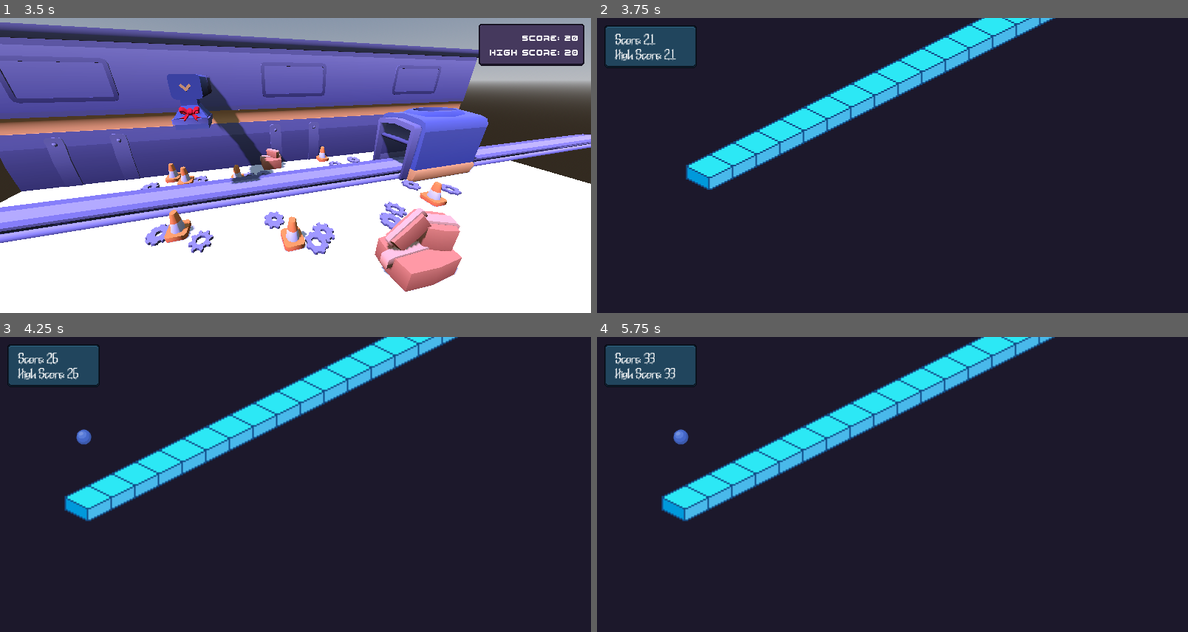
Above: before the commit, frames 1-4 (two rows, left to right).
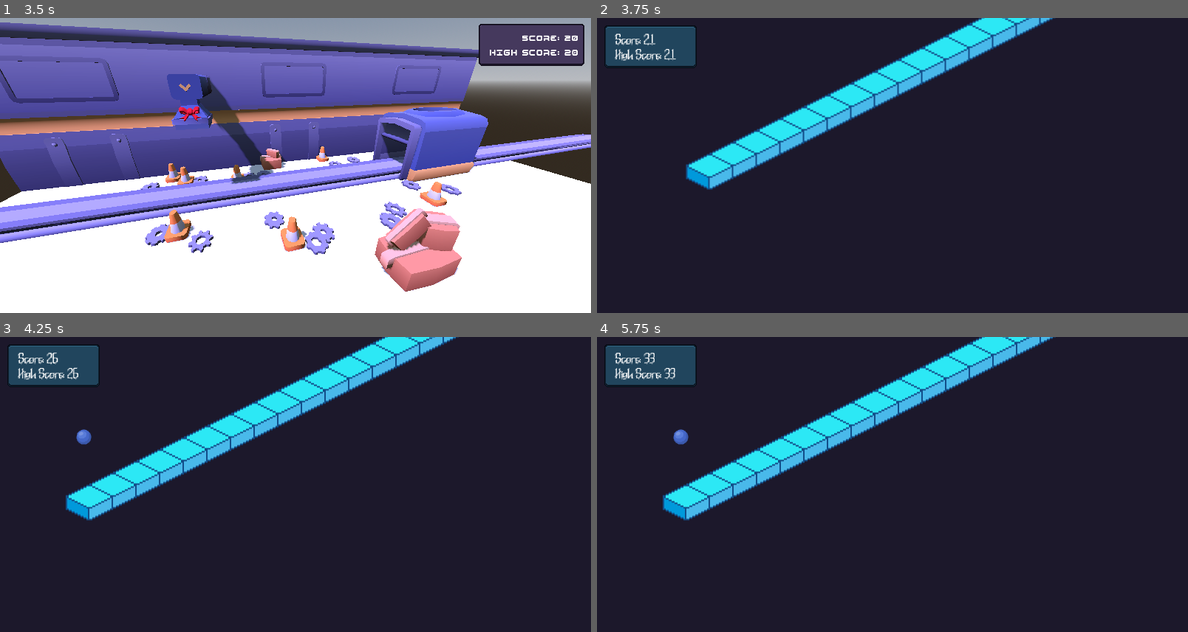
Above: after the commit, the same moments.

Repository: ofknee/tap-tap-tap
Game: Godot game, scene res://scenes/root.tscn
Same seed, same stepped clock (60 frames per second), same inputs: the game is played once before the commit and once after it.
Inputs:
- Up to frame 1 (3.5 s): tap Enter at 0.5 s; hold Right (RIGHT) 0.53-1.28 s; tap Shift (SWITCH) every 0.75 s from 0.6 to 2.85 s; hold A (LEFT) 1.28-2.03 s; tap Space at 2 s; hold Right (RIGHT) from 2.03 s (still down)
- Up to frame 2 (3.75 s): tap Enter at 3.5 s; release Right (RIGHT) at 3.53 s; hold A (LEFT) from 3.53 s (still down); tap Shift (SWITCH) at 3.6 s
- Up to frame 3 (4.25 s): keep holding A (LEFT)
- Up to frame 4 (5.75 s): keep holding A (LEFT); tap Shift (SWITCH) at 4.35, 5.1 s; tap Space at 5 s

Frame 1 is identical in both runs. In frame 2, 1.0% of the frame differs, in the area x 15-78%, y 0-59%; in frame 3, 2.4%, in the area x 10-78%, y 0-63%; in frame 4, 2.4%.

Commit message:
speed attempt

Diff:
--- a/scenes/factory/spawnable.gd
+++ b/scenes/factory/spawnable.gd
@@ -10,7 +10,7 @@
 
 # Called every frame. 'delta' is the elapsed time since the previous frame.
 func _physics_process(delta: float) -> void:
-	position.x -= speed
+	position.x -= Global.speed/108.5 # magic number to sync with different sizes lol
 	if position.x <= -4:
 		print("die time")
 		queue_free()
--- a/scenes/important/global.gd
+++ b/scenes/important/global.gd
@@ -9,5 +9,7 @@
 var score = 0
 var high_score = 0
 var jump_vel = -380
+var player_speed = 180
+var accel_count = 0
 
 var floor_check : bool = false
--- a/scenes/iso/jump_strip.gd
+++ b/scenes/iso/jump_strip.gd
@@ -35,6 +35,7 @@
 
 			SignalBus.spawn_new.emit(generation[-1])
 
+
 func spawn_tile(type:int) -> void:
 	if type == 0:
 		set_cell(spawnpoint, tile["id"], tile["atlas_coords"])
--- a/scenes/iso/player.gd
+++ b/scenes/iso/player.gd
@@ -2,13 +2,16 @@
 
 
 #@onready var SPEED = Global.player_speed
-@onready var JUMP_VELOCITY = Global.jump_vel
+@onready var x_value = global_position.x
+#@onready var JUMP_VELOCITY = Global.jump_vel
 @onready var ray = $RayCast2D
 @onready var shadow = $Shadow
 @onready var score_label = $"../Timer/MarginContainer/MarginContainer2/VBoxContainer/score"
 @onready var hs_label = $"../Timer/MarginContainer/MarginContainer2/VBoxContainer/highScore"
 
 func _physics_process(delta: float) -> void:
+	global_position.x = x_value
+
 
 	hs_label.text = " High Score: " + str(Global.high_score)
 
@@ -22,13 +25,13 @@
 		shadow.hide()
 	# Add the gravity.
 	if not is_on_floor():
-		#if Global.accel_count > 1:
-			#velocity += get_gravity() * delta * 1.1 * (1*Global.accel_count)
-		#else:
-		velocity += get_gravity() * delta * 1.1
-	# Handle jump.
+		if Global.accel_count > 1:
+			velocity += get_gravity() * delta * 1.1 * (Global.accel_count)
+		else:
+			velocity += get_gravity() * delta * 1.1
+
 	if Input.is_anything_pressed() and is_on_floor():
-		velocity.y = JUMP_VELOCITY
+		velocity.y = Global.jump_vel
 		SignalBus.tap.emit()
 
 
@@ -49,13 +52,20 @@
 			hs_label.text = " High Score: " + str(Global.high_score)
 	score_label.text = " Score: " + str(Global.score)
 
+	if Global.score % 20 == 0:
+		Global.accel_count += 1
+		Global.speed = 1.05 * (Global.accel_count)
+		Global.player_speed *= 1.1
+		Global.jump_vel *= 1.1
+
+
 func _on_timer_timeout() -> void:
 	add_point()
 
 func _input(event : InputEvent) -> void:
 	if Input.is_action_just_pressed("SWITCH"):
 		get_tree().change_scene_to_file("res://scenes/factory/factory.tscn")
-	#if Global.high_score%100 == 0:
+	#if Global.high_score%20 == 0:
 		#Global.speed = Global.speed*1.1
 		#Global.player_speed = Global.player_speed*1.1
 		#Global.jump_vel = Global.jump_vel*1.1
